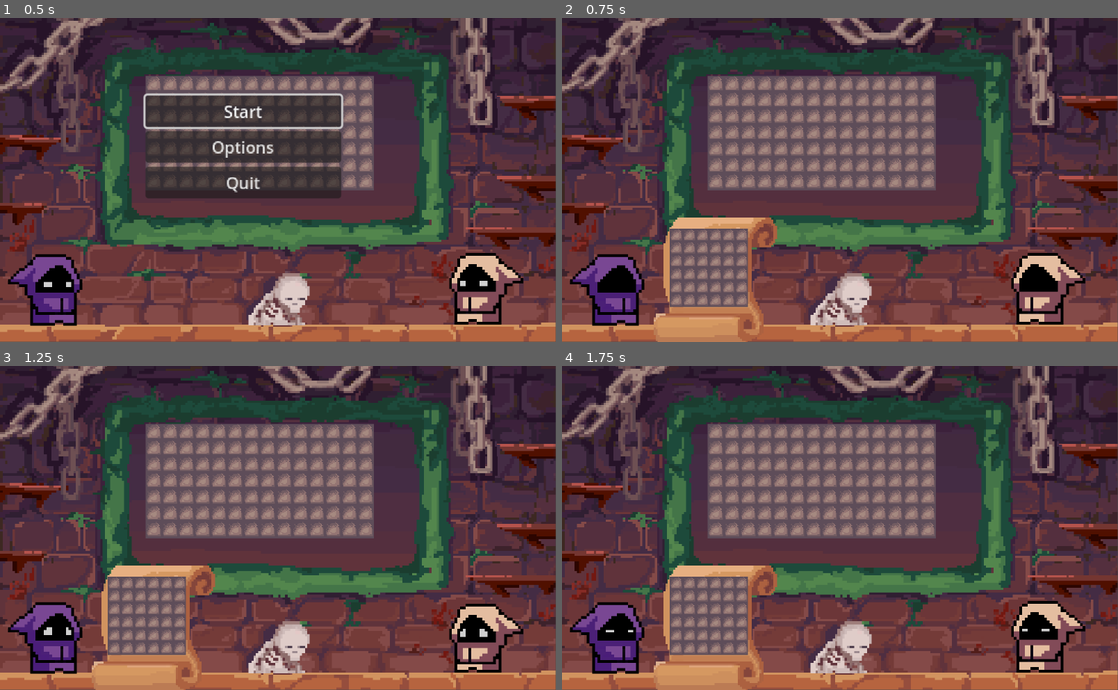
Above: before the commit, frames 1-4 (two rows, left to right).
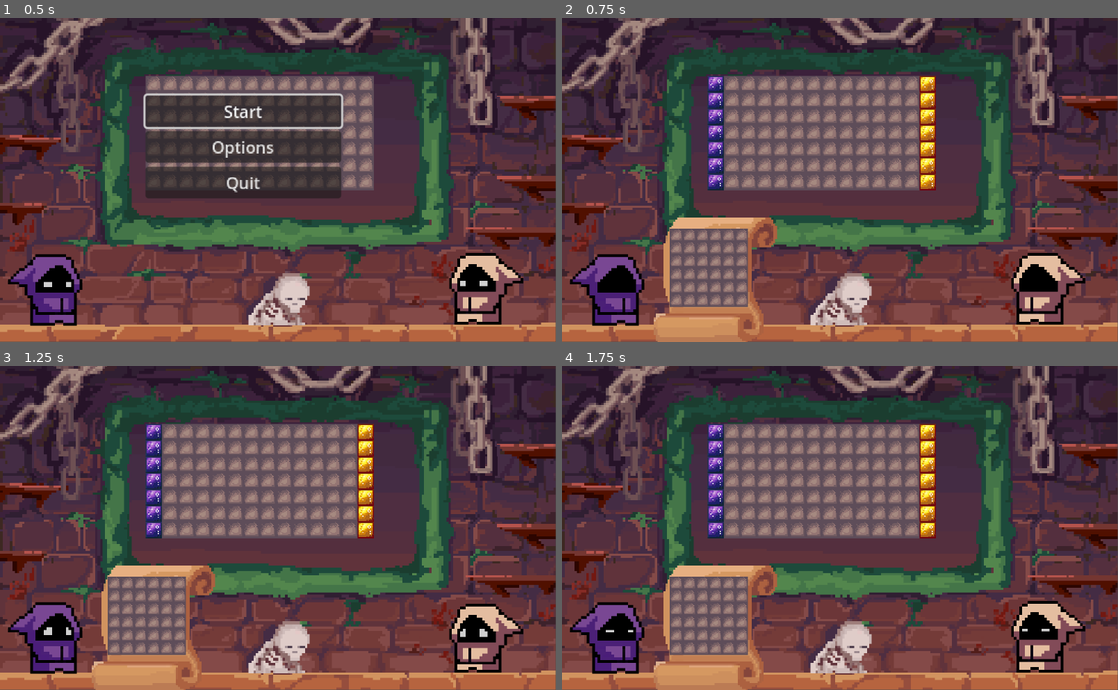
Above: after the commit, the same moments.

Repository: Coffin-Likker/tetrarcana
Game: Godot game, scene res://scenes/main.tscn
Two runs of this game, one before a commit and one after it. Both use one fixed random seed, a clock stepped at 60 frames per second and the inputs below.
Inputs (mouse positions are in pixels of both pictures, inside the frame that each line leads up to):
- Up to frame 1 (0.5 s): no input
- Up to frame 2 (0.75 s): click "Start" at 0.5 s
- Up to frame 3 (1.25 s): no input
- Up to frame 4 (1.75 s): tap Enter (place_piece) at 1.25, 1.35 s; move the mouse to (962, 511) at 1.27 s; hold Right (ui_right) from 1.28 s (still down); click (962, 511) at 1.42 s

Frame 1 is identical in both runs. In frame 2, 2.1% of the frame differs, in the area x 26-68%, y 17-54%; in frame 3, 2.1%; in frame 4, 2.1%.

Commit message:
Fill starting columns

Diff:
--- a/scripts/tile_map.gd
+++ b/scripts/tile_map.gd
@@ -107,6 +107,15 @@
 			var cell_atlas_coords = get_cell_atlas_coords(BOARD_LAYER, cell_pos)
 			if cell_atlas_coords != EMPTY_TILE:
 				set_cell(BOARD_LAYER, cell_pos, TILESET_SOURCE_ID, EMPTY_TILE)
+
+	# Create starting columns for each player
+	# TODO: Would be nice to have these fill out one-by-one with a sound.
+	for y in range(board_size.y):
+		var player_1_cell_pos = Vector2i(0, y)
+		set_cell(BOARD_LAYER, player_1_cell_pos, TILESET_SOURCE_ID, PLAYER_1_TILE)
+
+		var player_2_cell_pos = Vector2i(board_size.x - 1, y)
+		set_cell(BOARD_LAYER, player_2_cell_pos, TILESET_SOURCE_ID, PLAYER_2_TILE)
 
 	clear_layer(GHOST_LAYER)
 
